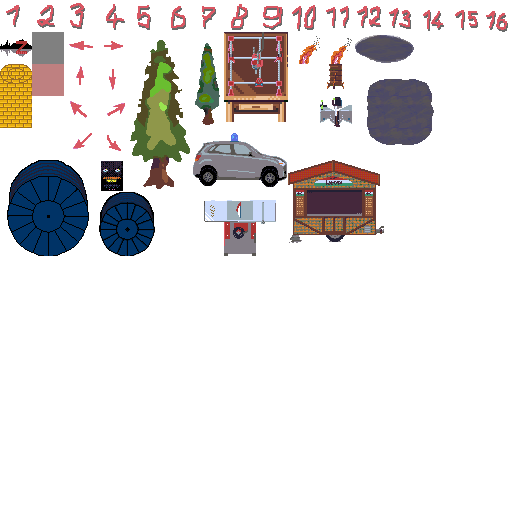
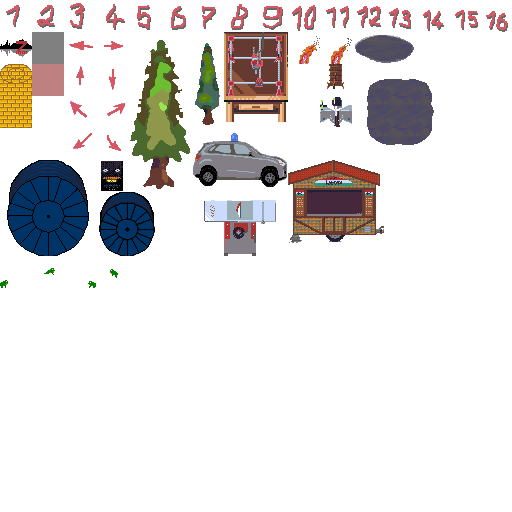
Revision of a layered 512 × 512 image; what changed, layer by layer:
pixels changed over (0, 268, 118, 288) (layer not identified)
